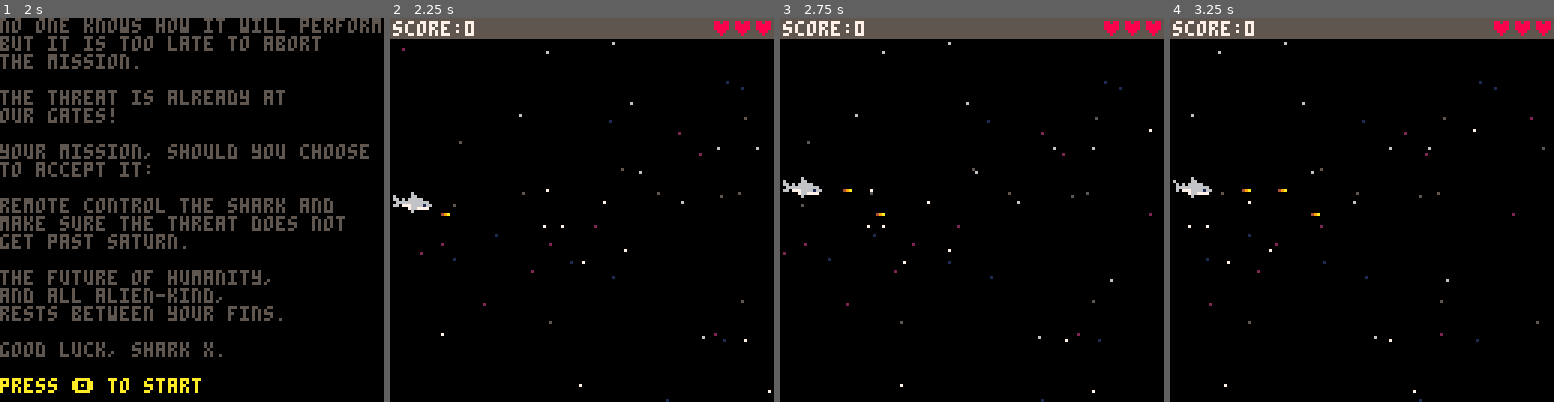
Above: before the commit, frames 1-4 (left to right).
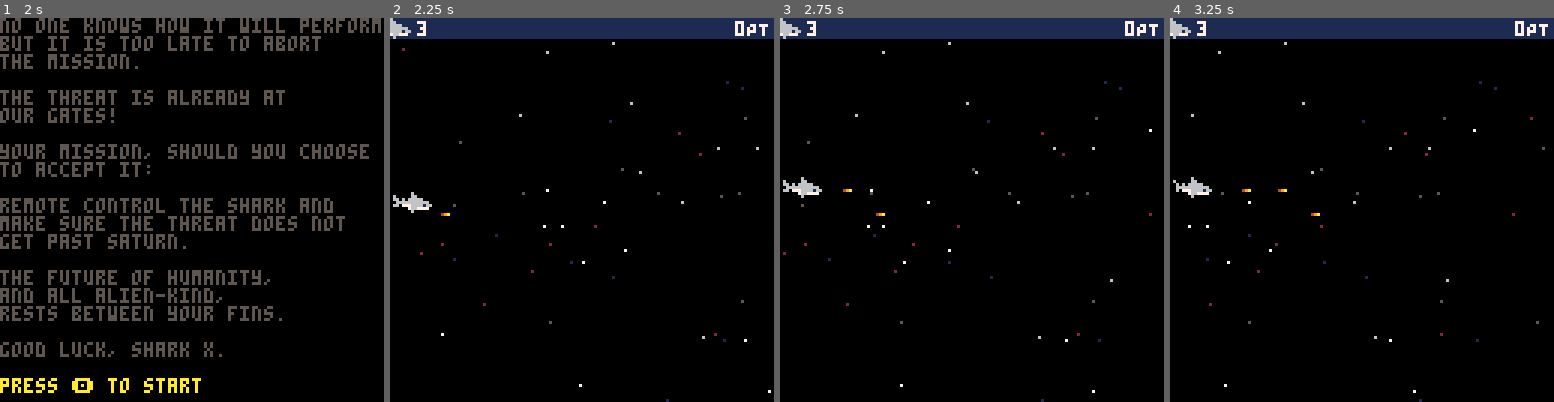
Above: after the commit, the same moments.

Repository: a2/shark-wars
Game: PICO-8 cartridge shark.p8
Same seed, same stepped clock (60 frames per second), same inputs: the game is played once before the commit and once after it.
Inputs:
- Up to frame 1 (2 s): tap X (X key) at 0.33, 1.07, 1.85 s; tap O (Z key) at 0.7, 1.7 s
- Up to frame 2 (2.25 s): tap O (Z key) at 2.1 s; hold Up from 2.15 s (still down)
- Up to frame 3 (2.75 s): release Up at 2.42 s; tap O (Z key) at 2.5 s
- Up to frame 4 (3.25 s): tap O (Z key) at 2.9 s; tap X (X key) at 2.97 s

Frame 1 is identical in both runs. In frame 2, 5.4% of the frame differs, in the area x 0-100%, y 0-6%; in frame 3, 5.4%; in frame 4, 5.4%.

Commit message:
Continue working on health/score mechanics

Diff:
--- a/shark.p8
+++ b/shark.p8
@@ -308,34 +308,39 @@
 end
 
 function game_update(mode)
+  local shark=mode.shark
+
   foreach_game_object_named("enemy",function(enemy)
+    if shark:overlaps(enemy) then
+      --TODO: sound effect
+      shark.health-=1
+      enemy.finished=true
+    end
+
     if enemy.x+enemy.width<0 then
-      mode.shark.health-=1
+      --TODO: sound effect
+      mode.score-=10
       enemy.finished=true
     end
   end)
 
-  if mode.shark.health<0 then
+  if shark.health<0 or mode.score<0 then
     --game over
     set_mode("game")
   end
 end
 
 function game_draw(mode)
-  local shark=mode.shark
-
-  --top gray bar
-  rectfill(0,0,128,6,5)
-
-  --health hearts (right)
-  local i
-  for i=1,shark.health_max do
-    print("♥",128-7*i,1,ternary(shark.health>=i,8,2))
-  end
-
-  --score (left)
-  print("score:"..mode.score,1,1,7)
-  --print("fps:"..stat(7),104,122,7)
+  --top bar, dark blue
+  rectfill(0,0,128,6,1)
+
+  --shark lives (left)
+  spr(41,0,-1)
+  print(mode.shark.health,9,1,7)
+
+  --score (right)
+  local score=mode.score.."PT"
+  print(score,127-4*#score,1,7)
 end
 -->8
 --makers
@@ -610,22 +615,22 @@
   print(txt,x,y,col1)
 end
 __gfx__
-00cccc00007777000000000000000000000000000000000aaaaaaaaaaaaaa0000aaaa000aaaa0000aaaaa0000aaa0000aaaa0000aaaaaaa0000aaaaaaaaaa000
-0c7cccc0077d7770000000000000000000000000000000aaaaaaaaaaaaaaa0000aaaa00aaaaa0000aaaaaa00aaaaa00aaaaa0000aaaaaaa0000aaaaaaaaaaa00
-0cccccc0777d7777907979900000000000000000000000aaaaaaaaaaaaaaa0000aaaa0aaaaa00000aaaaaa00aaaaa00aaaa00000aaaaaaaa000aaaaaaaaaaaa0
-1cccccc1777d7d77097979590000000000000000000000aaaaaaaaaaaaaaa0000aaaaaaaaa000000aaaaaaa0aaaaaa0aaaa0000aaaa0aaaa000aaaa0000aaaa0
-61111116777dd777097979990000000000000000000000aaaaa000000aaaa0000aaaaaaaa0000000000aaaaaaaaaaa0aaaa0000aaaa0aaaa000aaaa0000aaaa0
-0666666077777777907979900000000000000000000000aaaaaa00000aaaaaaaaaaaaaaa00000000000aaaaaaaaaaaaaaa00000aaaa0aaaaa00aaaaaaaaaaaa0
-00cccc00077777700000000000000000000000000000000aaaaaa0000aaaaaaaaaaaaaa000000000000aaaaaaaaaaaaaaa0000aaaa000aaaa00aaaaaaaaaaa00
-000000000077770000000000000000000000000000000000aaaaaa000aaaaaaaaaaaaaaa000000000000aaaaaaaaaaaaaa0000aaaa000aaaa00aaaaaaaa00000
-0000000000000000000009590008800000080000000000000aaaaaa00aaaaaaaaaaaaaaaa00000000000aaaaaaaaaaaaaa0000aaaaaaaaaaaa0aaaaaaaaa0000
-00000000000000000000799900778000008780000aaaaaaaaaaaaaa00aaaa0000aaaaaaaaaaaaaaa0000aaaaaa0aaaaaa0000aaaaaaaaaaaaa0aaaa0aaaaaaaa
-00000000000000000009979907770000007770000aaaaaaaaaaaaaa00aaaa0000aaaa0aaaaaaaaaa00000aaaaa00aaaaa0000aaaaaaaaaaaaa0aaaa00aaaaaaa
-00000000000000000007997067700088007770000aaaaaaaaaaaaa000aaaa0000aaaa00aaaaaaaaa00000aaaaa00aaaaa000aaaaa00000aaaaaaaaa000aaaaaa
-00000000000000000999790006000778007770000aaaaaaaaaaaa0000aaaa0000aaaa000aaaaaaaa00000aaaaa00aaaaa000aaaaa00000aaaaaaaaa0000aaaaa
-00000000000000000099000000007770005750000000000000000000000000000000000000000000000000000000000000000000000000000000000000000000
-00000000000000000009000000067700005550000000000000000000000000000000000000000000000000000000000000000000000000000000000000000000
-00000000000000000000000000006000000000000000000000000000000000000000000000000000000000000000000000000000000000000000000000000000
+00cccc000077770000000000000880000800bbb00000000aaaaaaaaaaaaaa0000aaaa000aaaa0000aaaaa0000aaa0000aaaa0000aaaaaaa0000aaaaaaaaaa000
+0c7cccc0077d77700000959000778000878ccbbc000000aaaaaaaaaaaaaaa0000aaaa00aaaaa0000aaaaaa00aaaaa00aaaaa0000aaaaaaa0000aaaaaaaaaaa00
+0cccccc0777d77770007999007770000777ccbcc000000aaaaaaaaaaaaaaa0000aaaa0aaaaa00000aaaaaa00aaaaa00aaaa00000aaaaaaaa000aaaaaaaaaaaa0
+1cccccc1777d7d770099799067700088777bccbb000000aaaaaaaaaaaaaaa0000aaaaaaaaa000000aaaaaaa0aaaaaa0aaaa0000aaaa0aaaa000aaaa0000aaaa0
+61111116777dd77700799700060007787770ccb0000000aaaaa000000aaaa0000aaaaaaaa0000000000aaaaaaaaaaa0aaaa0000aaaa0aaaa000aaaa0000aaaa0
+0666666077777777999790000000777057500000000000aaaaaa00000aaaaaaaaaaaaaaa00000000000aaaaaaaaaaaaaaa00000aaaa0aaaaa00aaaaaaaaaaaa0
+00cccc00077777700990000000067700555000000000000aaaaaa0000aaaaaaaaaaaaaa000000000000aaaaaaaaaaaaaaa0000aaaa000aaaa00aaaaaaaaaaa00
+000000000077770000900000000060000000000000000000aaaaaa000aaaaaaaaaaaaaaa000000000000aaaaaaaaaaaaaa0000aaaa000aaaa00aaaaaaaa00000
+0000000000000000000000000000000000000000000000000aaaaaa00aaaaaaaaaaaaaaaa00000000000aaaaaaaaaaaaaa0000aaaaaaaaaaaa0aaaaaaaaa0000
+00000000009999000000000000000000000000000aaaaaaaaaaaaaa00aaaa0000aaaaaaaaaaaaaaa0000aaaaaa0aaaaaa0000aaaaaaaaaaaaa0aaaa0aaaaaaaa
+00000000099999900000000000000000000000000aaaaaaaaaaaaaa00aaaa0000aaaa0aaaaaaaaaa00000aaaaa00aaaaa0000aaaaaaaaaaaaa0aaaa00aaaaaaa
+00000000a999999a0000000000000000000000000aaaaaaaaaaaaa000aaaa0000aaaa00aaaaaaaaa00000aaaaa00aaaaa000aaaaa00000aaaaaaaaa000aaaaaa
+00000000aaaaaaaa0000000000000000000000000aaaaaaaaaaaa0000aaaa0000aaaa000aaaaaaaa00000aaaaa00aaaaa000aaaaa00000aaaaaaaaa0000aaaaa
+00000000099999900000000000000000000000000000000000000000000000000000000000000000000000000000000000000000000000000000000000000000
+00000000009999000000000000000000000000000000000000000000000000000000000000000000000000000000000000000000000000000000000000000000
+00000000000000000000000000000000000000000000000000000000000000000000000000000000000000000000000000000000000000000000000000000000
 00000000000000000000000000000000000000000000000000000000000000000000000000000000000000000000000000000000000000000000000000000000
 00000006000000000000000600000000000000060000000000000000600000000660000060000000060000006000000000000000600000000000000600000000
 06000006600000000600000660000000060000066000000006000000660000000066000066000000066000006600000006000000660000000060000660000000
